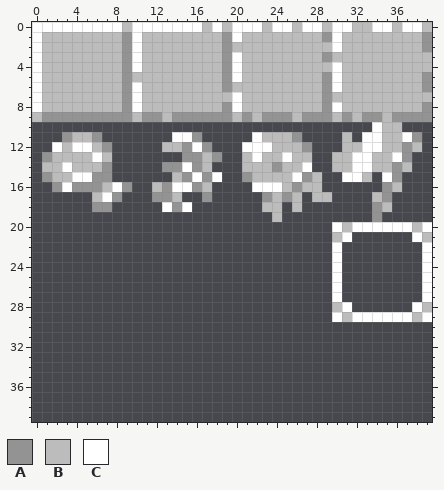
Pixel-art sprite -- Resource/Image/Squares.png. Above: the version before the commit.
The file is 40x40 pixels.
Palette (. is transparent): A #939393  B #bcbcbc  C #ffffff
Pixels before, first column x 0:
 0 CCCCCCCCCBCCCCCCCBCBCCCBCCBCCBCCBBCCBCCB
 1 CBBBBBBBBACBBBBBBBBACBBBBBBBBACBBBBBBBBA
 2 CBBBBBBBBACBBBBBBBBABBBBBBBBBBCBBBBBBBBA
 3 CBBBBBBBBACBBBBBBBBACBBBBBBBBABBBBBBBBBB
 4 CBBBBBBBBACBBBBBBBBACBBBBBBBBBCBBBBBBBBB
 5 CBBBBBBBBABBBBBBBBBACBBBBBBBBACBBBBBBBBA
 6 CBBBBBBBBACBBBBBBBBABBBBBBBBBACBBBBBBBBA
 7 CBBBBBBBBACBBBBBBBBBCBBBBBBBBABBBBBBBBBB
 8 CBBBBBBBBACBBBBBBBBACBBBBBBBBACBBBBBBBBA
 9 BAAAAAAAAABAABAAAAAABABAAABAAABABAABAAAA
10 ..................................CBB...
11 ...ABBA.......CCA.....CBBBA....B.CCBBCA.
12 ..CBCCBA.....BBACA...CCCBBBA...BBCCBBAB.
13 .ABBBBCB.......AABA..BCBBCBB..BBCCBBCA..
14 .BBCBBBA.....AACAB...BBBABBC..BBCCBBAB..
15 .ABBCCAA......BACAC..ABBBBCAB..CCB.CA...
16 ..ACAAABCA..BACCAB....CCCBABB......AB...
17 ......BCA...AAB..A.....ABAB.BB....BA....
18 ......AA.....CAC.......BB.B.......AB....
19 ........................B.........A.....
20 ..............................CBCCCCCCBC
21 ..............................BC......CB
22 ..............................C........C
23 ..............................C........C
24 ..............................C........C
25 ..............................C........C
26 ..............................C........C
27 ..............................C........C
28 ..............................BC......CB
29 ..............................CBCCCCCCBC
And afterwards:
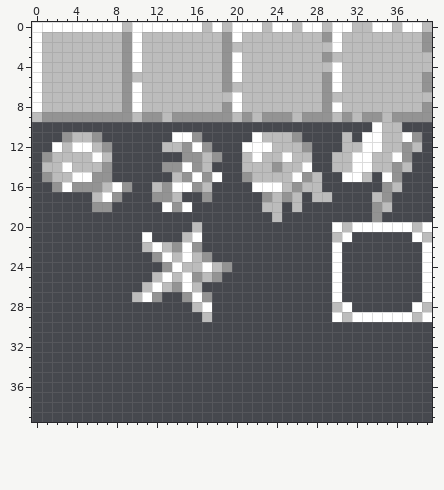
Changes in this commit:
The author put colour A in row 22 at x 14 and 16; in row 23 at x 12 and 17; in row 24 at x 13 and 19; in row 25 at x 16 and 18; in row 26 at x 14; in row 27 at x 12, 15 and 17.
The author put colour B in row 20 at x 16; in row 21 at x 15; in row 22 at x 11 and 13; in row 23 at x 14 and 16; in row 24 at x 15 to 16 and 18; in row 25 at x 12, 14 and 17.
The author put colour B in row 26 at x 11, 13 and 16; in row 27 at x 10; in row 28 at x 16; in row 29 at x 17.
The author put colour C in row 21 at x 11 and 16; in row 22 at x 12 and 15; in row 23 at x 13 and 15; in row 24 at x 14 and 17; in row 25 at x 13 and 15; in row 26 at x 12 and 15.
The author put colour C in row 27 at x 11 and 16; in row 28 at x 17.
Boxes around the changes in both pictures, in picture pixels (x1, y1, x2, y2):
added: (132, 222, 232, 322)
